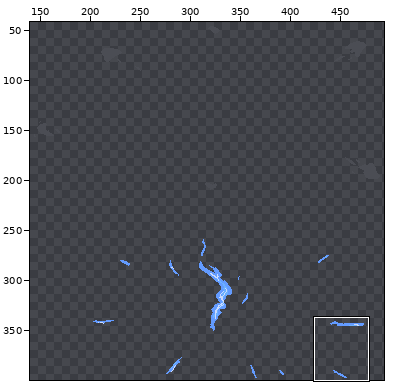
Pixel-art file: 과거시험 시제/이미지 작업/monster/도깨비/dokBoss/dokBoss_atk3Ef2.aseprite. Above, an overview of the earlier version with the close-up marked.
Close-up. The starting point:
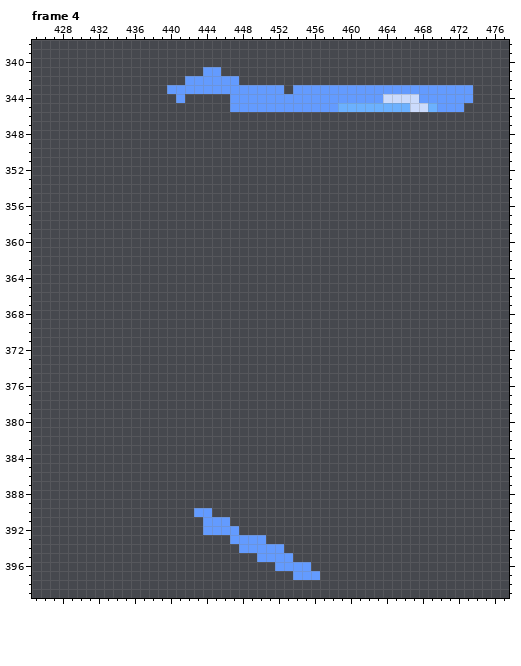
640x400 pixels, 5 frames. Shown: frame 4: x 425..477, y 338..399. The wide view leaves out empty margins. The commit also changed other frames or places, which this record leaves out.
And afterwards:
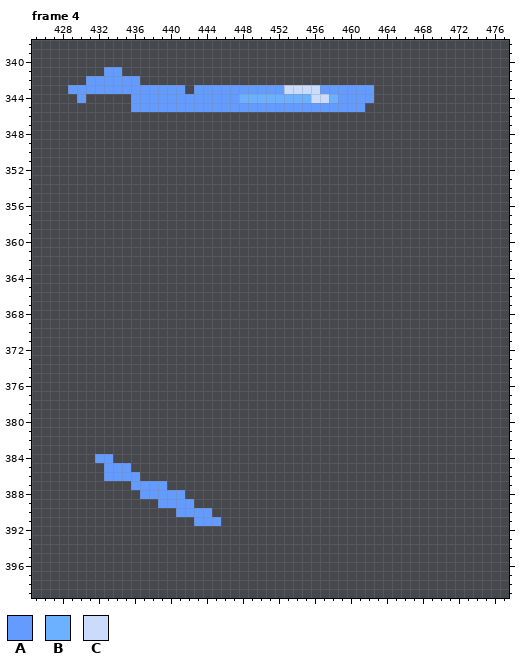
Palette (. is transparent): A #639bff  B #6bb1ff  C #cbdbfc
From old to new:
Frame 4, layers "Layer 10", "Layer 9":
y 341: x 433..434 .. -> AA; x 444..445 AA -> ..
y 342: x 431..436 ...... -> AAAAAA; x 442..447 AAAAAA -> ......
y 343: x 429..439 ........... -> AAAAAAAAAAA; x 442 A -> .; x 453..456 .AAA -> CCCC; x 463..473 AAAAAAAAAAA -> ...........
y 344: x 430 . -> A; x 436..440 ..... -> AAAAA; x 442..446 ..... -> AAAAA; x 448..458 AAAAAAAAAAA -> BBBBBBBBCCB; x 463..473 ACCCCAAAAAA -> ...........
y 345: x 436..446 ........... -> AAAAAAAAAAA; x 459..472 BBBBBBBBCCBAAA -> AAA...........
y 384: x 432..433 .. -> AA
y 385: x 433..435 ... -> AAA
y 386: x 433..436 .... -> AAAA
y 387: x 436..439 .... -> AAAA
y 388: x 437..441 ..... -> AAAAA
y 389: x 439..442 .... -> AAAA
y 390: x 441..442 .. -> AA
y 391: x 443 . -> A; x 446 A -> .
y 392: x 444..447 AAAA -> ....
y 393: x 447..450 AAAA -> ....
y 394: x 448..452 AAAAA -> .....
y 395: x 450..453 AAAA -> ....
y 396: x 452..455 AAAA -> ....
y 397: x 454..456 AAA -> ...
Changed places in both close-ups, as pixel boxes (x1, y1, x2, y2):
changed: (68, 67, 473, 112)
changed: (95, 454, 320, 580)
